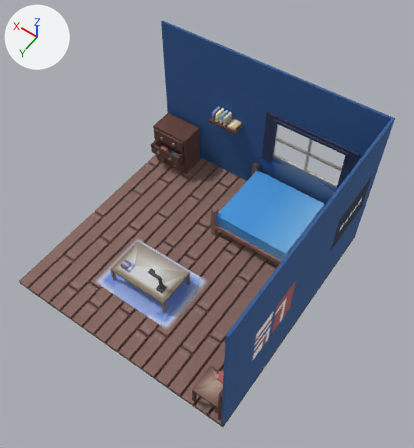
The COLLADA model exports/voxelshop/bedroom.dae: old version first, new version second.
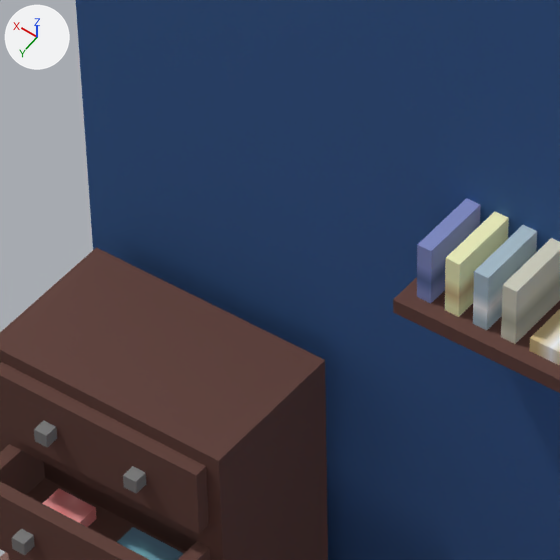
There are two pictures of each version: one whole from a 50 mm lens placed at (-9.64, 12.6, 20.23), pointed at (-1.83, 1.67, 3.04), one close up on the part from 37% to 56% of the width and 18% to 35% of the height. The axes (+X, +Y, +Z) are drawn at upper left. The lights are the same throughout. Where no turn or scale is listed for an object, it has been applied to the vertices.

In view in the first close-up: 'bedroom.merged'.
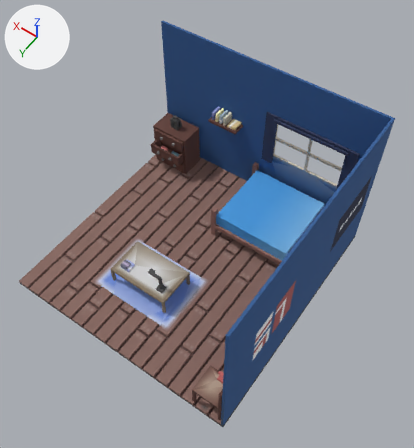
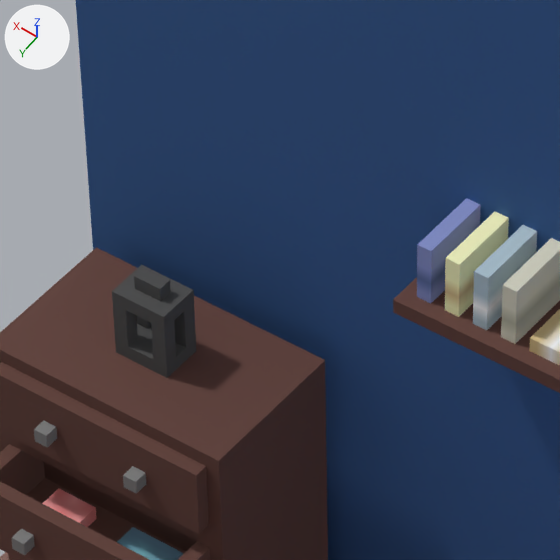
Pixel boxes [x1, y1, x2, y2] of what changed, in the close-ups (560 x 560 px):
part 1 of me_plane_tex, built on: [0, 248, 325, 461] in both

Edits to the bpy script that builds the scene:
```text
Change me_plane_tex:
    used by ob_bedroom_merged; location = (0.0, 0.0, 0.0)
    remove me_plane_tex.from_pydata(...)  # 1200 vertices, 2538 faces; spans x -6.15..4.05, y -3.45..6.75, z -0.05..6.85
    add me_plane_tex.from_pydata(...)  # 1240 vertices, 2630 faces; spans x -6.15..4.05, y -3.45..6.75, z -0.05..6.85
    me_plane_tex part 1
    2 faces are deleted
    28 vertices are added at x 2.75..3.15, y -2.75..-2.45, z 2.25..2.85
    12 new vertices lie (0.2, 0.0, 0.0) away from vertices in x 2.85, y -2.75..-2.45, z 2.35..2.85
    94 new faces join them
```
